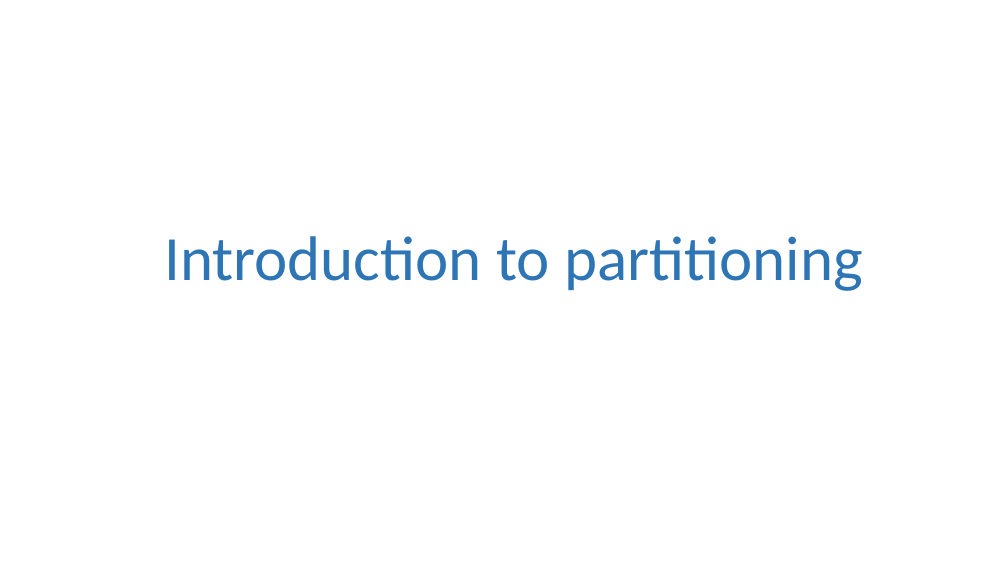
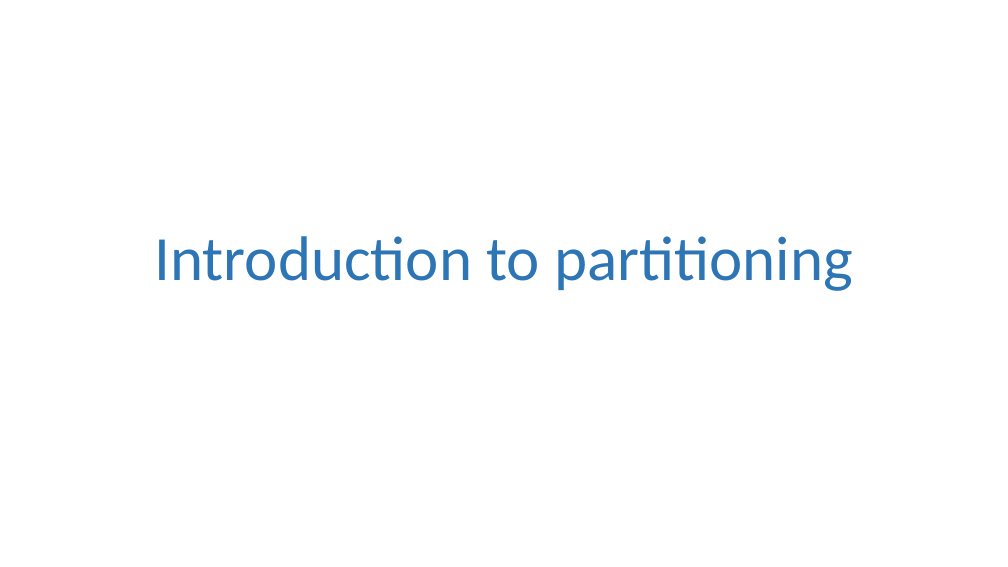
Before and after one commit to dbafromthecold/IntroToPartitioning, a slide deck: slide 1 of Intro to Partitioning.pptx. Drawn at 1008x567 pixels with LibreOffice and Linux fonts; fonts in the diff are those of the drawing; background and template pictures are left out. Boxes give left, top, right and bottom in pixels: in the first picture for what was removed or moved away, otherwise in the second. Text is boxed around its words. In the diff, an @@ line names an element or a change of style, - is before the commit and + after.

```diff
--- a/Intro to Partitioning.pptx
+++ b/Intro to Partitioning.pptx
@@ title "Introduction to partitioning": place and size @@
-title "Introduction to partitioning" at <box>164,236,863,291</box>
+title "Introduction to partitioning" at <box>154,236,853,291</box>
```
Also in this commit, not shown: 20 other slides changed, 1 other file.
